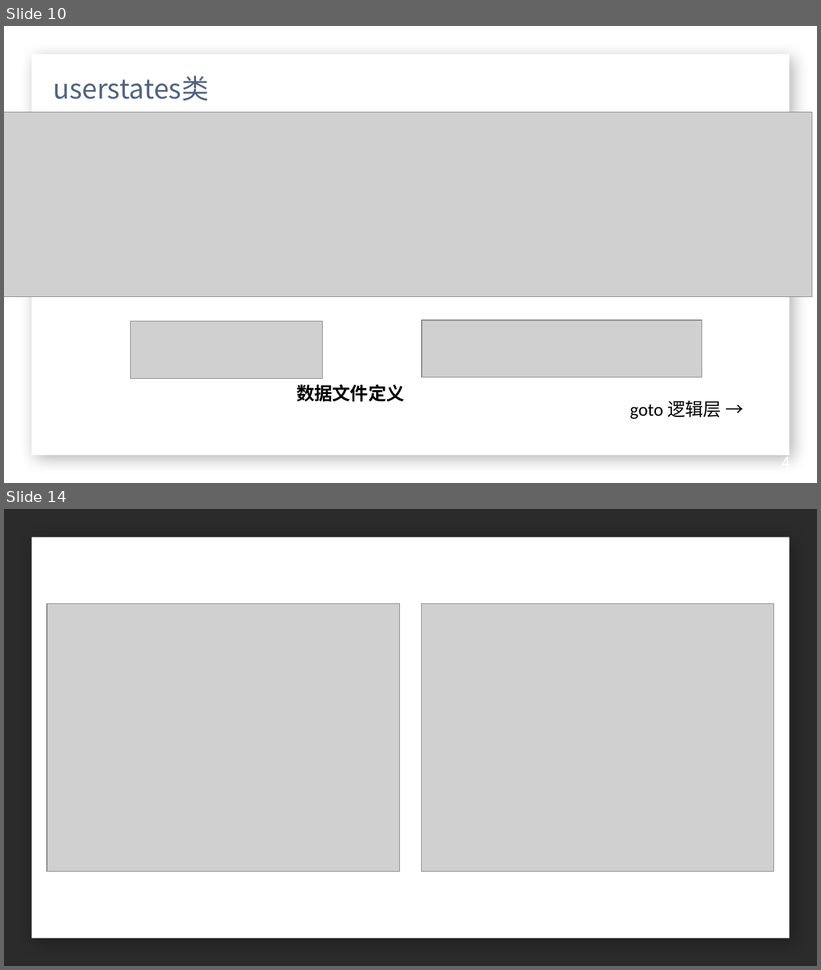
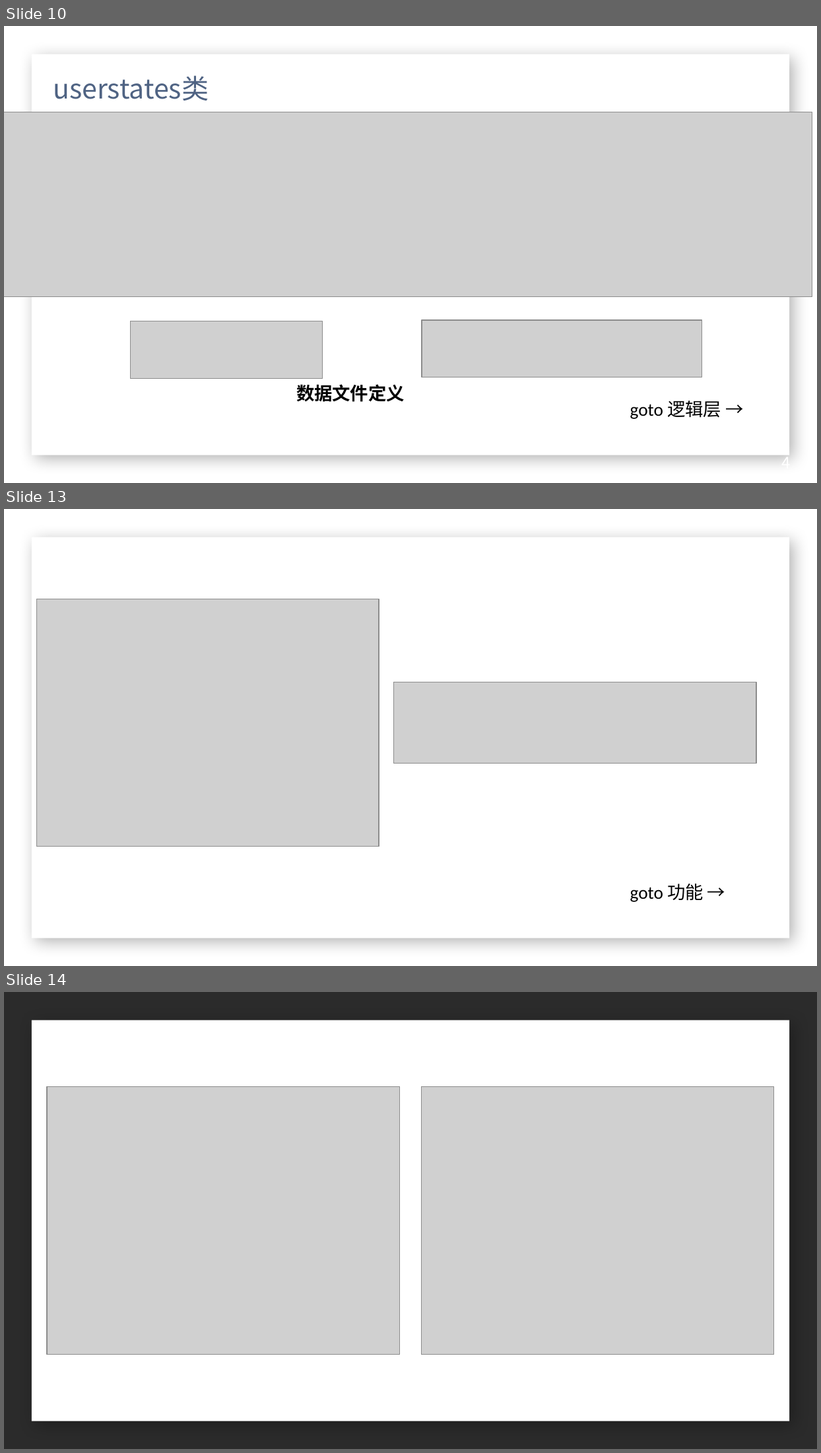
Before and after one commit to quanzixiu/Library-Management-System, a slide deck: 文档/展示PPT_第四周_补充_第五周.pptx. Shown one above the other, each under a label of ours: slides 10 and 14 before the commit, slides 10, 13 and 14 after it; the slides between them are not shown. The pictures are 821x970 and 821x1453 pixels, drawn with LibreOffice and Linux fonts; fonts in the diff are those of the drawing; grey boxes stand for pictures; background and template pictures are left out; a plain dark background stands for a picture behind light text. Boxes give left, top, right and bottom in pixels: in the first picture for what was removed or moved away, otherwise in the second. Text is boxed around its words. In the diff, an @@ line names an element or a change of style, - is before the commit and + after.

```diff
--- a/文档/展示PPT_第四周_补充_第五周.pptx
+++ b/文档/展示PPT_第四周_补充_第五周.pptx
@@ slide 13 added at (4, 509, 817, 966), background picture (left out); not listed: 1 template element that a slide beside it also shows @@
@@ picture added at (36, 599, 379, 848) @@
@@ picture added at (393, 682, 756, 764) @@
@@ text added at (630, 884, 704, 902), 16 pt, text #000000 @@
+goto 功能 →
```
Also in this commit, not shown: 4 slides changed, 1 other slide added, 2 slides removed, 4 other files.
